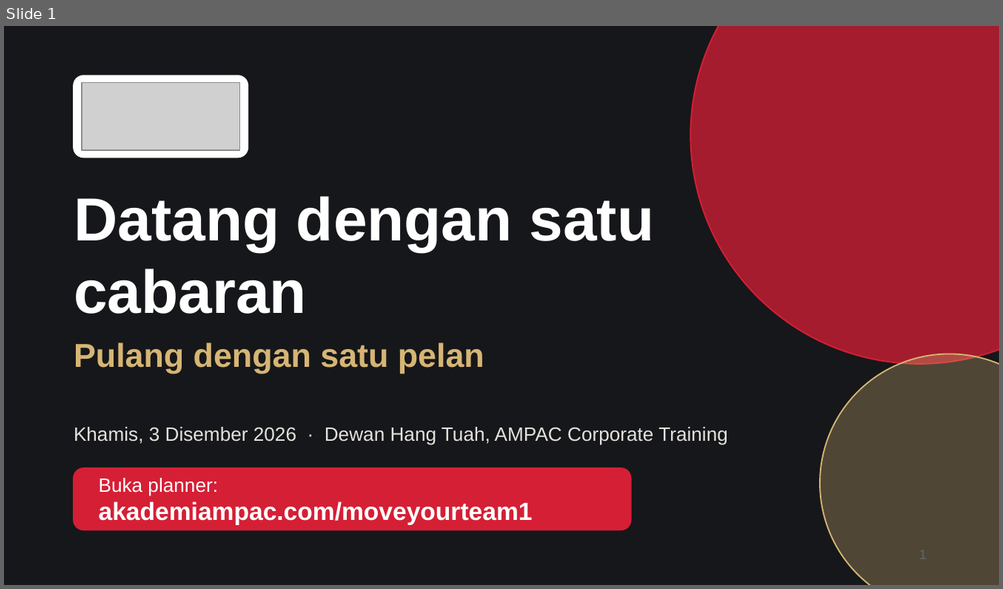
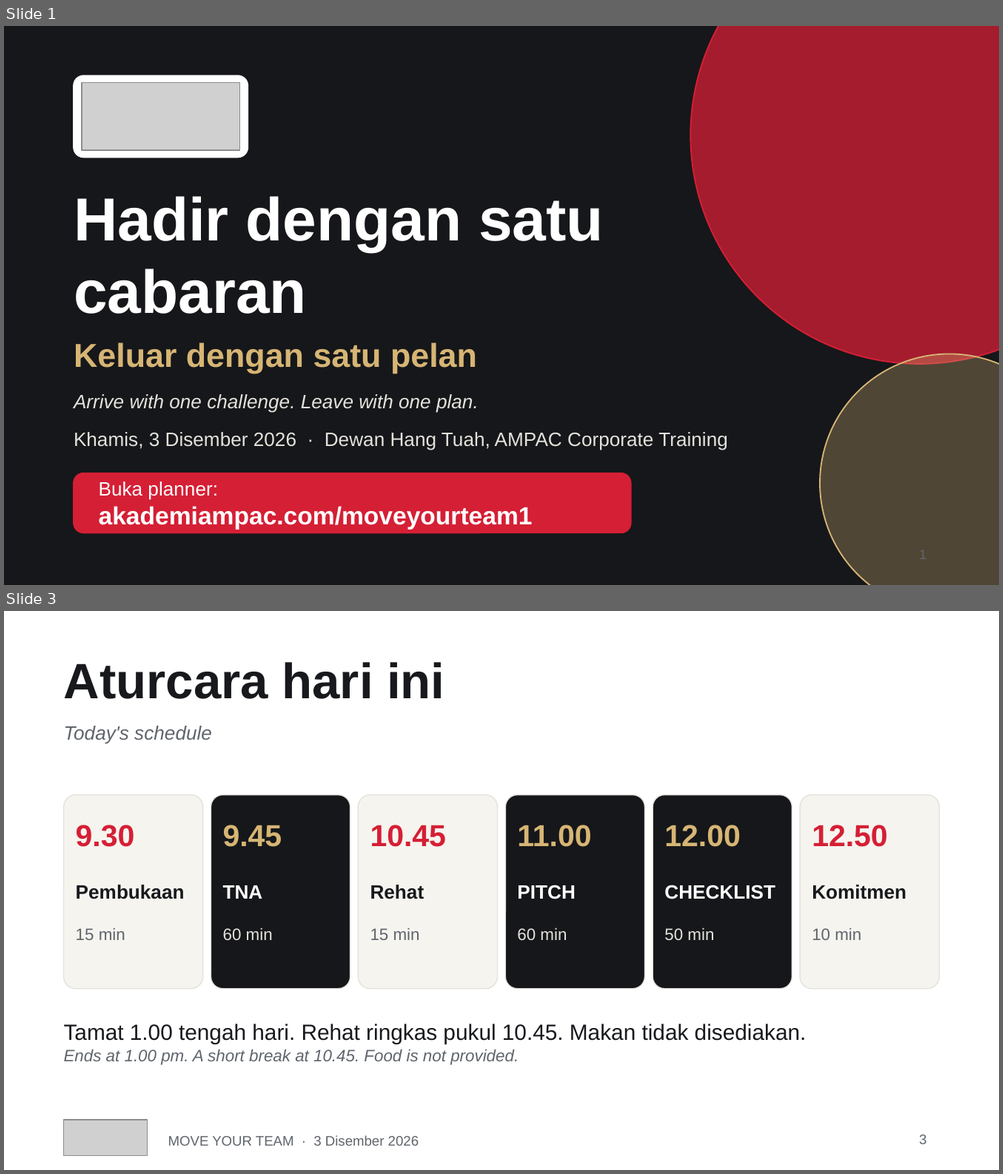
Before and after one commit to badrulsani/ampac-program, a slide deck: MOVE-YOUR-TEAM-Slaid-Fasilitator.pptx. Shown one above the other, each under a label of ours: slide 1 before the commit, slides 1 and 3 after it; the slides between them are not shown. The pictures are 1003x589 and 1003x1174 pixels, drawn with LibreOffice and Linux fonts; fonts in the diff are those of the drawing; grey boxes stand for pictures. Boxes give left, top, right and bottom in pixels: in the first picture for what was removed or moved away, otherwise in the second. Text is boxed around its words. In the diff, an @@ line names an element or a change of style, - is before the commit and + after.

```diff
--- a/MOVE-YOUR-TEAM-Slaid-Fasilitator.pptx
+++ b/MOVE-YOUR-TEAM-Slaid-Fasilitator.pptx
@@ slide 3 added at box(4, 611, 999, 1170), background #FFFFFF @@
@@ title added at box(64, 662, 444, 699), 36 pt, text #17191D, bold @@
+Aturcara hari ini
@@ text added at box(64, 726, 212, 744), 14 pt, text #5F656C, italic @@
+Today's schedule
@@ rounded rectangle added at box(64, 795, 203, 989), fill #F6F4EF, outline #E4E2DC 0.75 pt @@
@@ rounded rectangle added at box(211, 795, 350, 989), fill #16171A, outline #E4E2DC 0.75 pt @@
@@ rounded rectangle added at box(358, 795, 498, 989), fill #F6F4EF, outline #E4E2DC 0.75 pt @@
@@ rounded rectangle added at box(505, 795, 645, 989), fill #16171A, outline #E4E2DC 0.75 pt @@
@@ rounded rectangle added at box(652, 795, 791, 989), fill #16171A, outline #E4E2DC 0.75 pt @@
@@ rounded rectangle added at box(800, 795, 939, 989), fill #F6F4EF, outline #E4E2DC 0.75 pt @@
@@ text added at box(76, 825, 135, 847), 22 pt, text #D51F35, bold @@
+9.30
@@ text added at box(223, 825, 282, 847), 22 pt, text #D6B574, bold @@
+9.45
@@ text added at box(370, 825, 447, 847), 22 pt, text #D51F35, bold @@
+10.45
@@ text added at box(517, 825, 591, 847), 22 pt, text #D6B574, bold @@
+11.00
@@ text added at box(664, 825, 740, 847), 22 pt, text #D6B574, bold @@
+12.00
@@ text added at box(811, 825, 888, 847), 22 pt, text #D51F35, bold @@
+12.50
@@ text added at box(76, 885, 185, 900), 14 pt, text #17191D, bold @@
+Pembukaan
@@ text added at box(223, 886, 263, 899), 14 pt, text #FFFFFF, bold @@
+TNA
@@ text added at box(370, 885, 424, 900), 14 pt, text #17191D, bold @@
+Rehat
@@ text added at box(517, 885, 575, 900), 14 pt, text #FFFFFF, bold @@
+PITCH
@@ text added at box(664, 885, 775, 900), 14 pt, text #FFFFFF, bold @@
+CHECKLIST
@@ text added at box(811, 885, 906, 900), 14 pt, text #17191D, bold @@
+Komitmen
@@ text added at box(76, 928, 125, 940), 12 pt, text #5F656C @@
+15 min
@@ text added at box(223, 928, 273, 940), 12 pt, text #E4E2DC @@
+60 min
@@ text added at box(370, 928, 420, 940), 12 pt, text #5F656C @@
+15 min
@@ text added at box(517, 928, 566, 940), 12 pt, text #E4E2DC @@
+60 min
@@ text added at box(664, 928, 714, 940), 12 pt, text #E4E2DC @@
+50 min
@@ text added at box(811, 928, 861, 940), 12 pt, text #5F656C @@
+10 min
@@ text added at box(64, 1024, 806, 1065), 16 pt, text #17191D @@
+Tamat 1.00 tengah hari. Rehat ringkas pukul 10.45. Makan tidak disediakan.
+Ends at 1.00 pm. A short break at 10.45. Food is not provided.
@@ picture added at box(64, 1120, 148, 1156) @@
@@ text added at box(168, 1136, 418, 1146), 10 pt, text #5F656C @@
+MOVE YOUR TEAM · 3 Disember 2026
@@ page number added at box(919, 1135, 926, 1145), 10 pt, text #5F656C @@
+3
@@ slide 1 changed as well @@
@@ title at box(74, 196, 603, 314): text changed @@
-Datang dengan satu cabaran
+Hadir dengan satu cabaran
@@ text at box(74, 343, 477, 374): text changed @@
-Pulang dengan satu pelan
+Keluar dengan satu pelan
@@ text added at box(74, 395, 478, 412), 14 pt, text #E4E2DC, italic @@
+Arrive with one challenge. Leave with one plan.
@@ 2 texts, 1 rounded rectangle: place and size @@
-2 texts, 1 rounded rectangle at box(74, 427, 728, 530)
+2 texts, 1 rounded rectangle at box(74, 432, 728, 533)
@@ rounded rectangle at box(74, 474, 631, 533): proportions changed @@
```
Also in this commit, not shown: 4 other slides changed, 13 other slides added, 3 slides removed.
